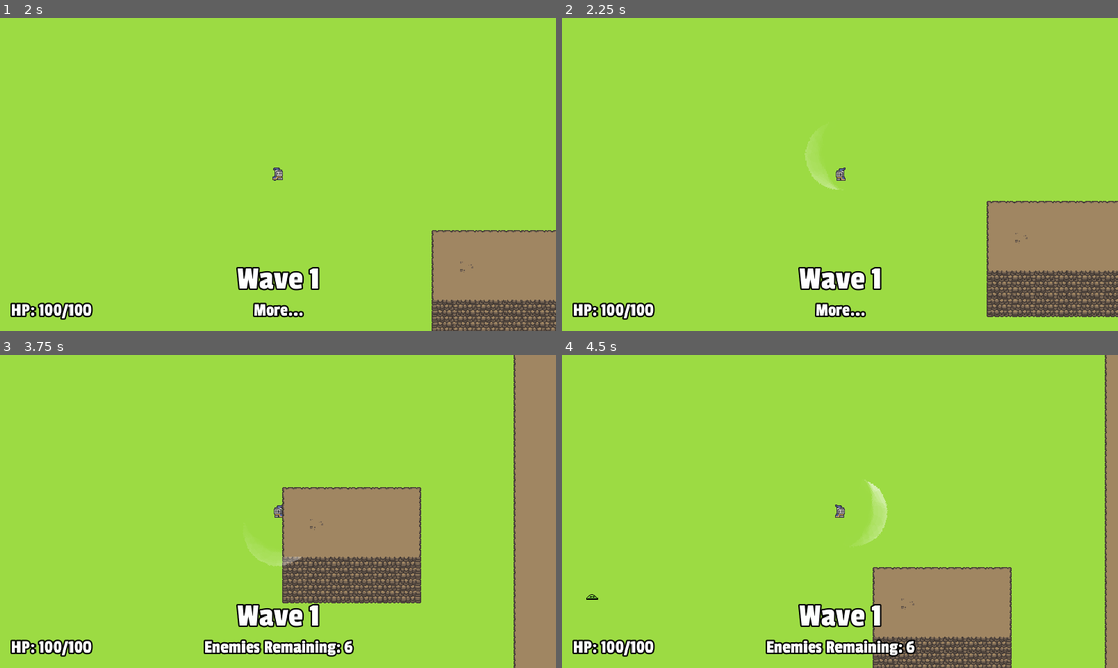
Above: before the commit, frames 1-4 (two rows, left to right).
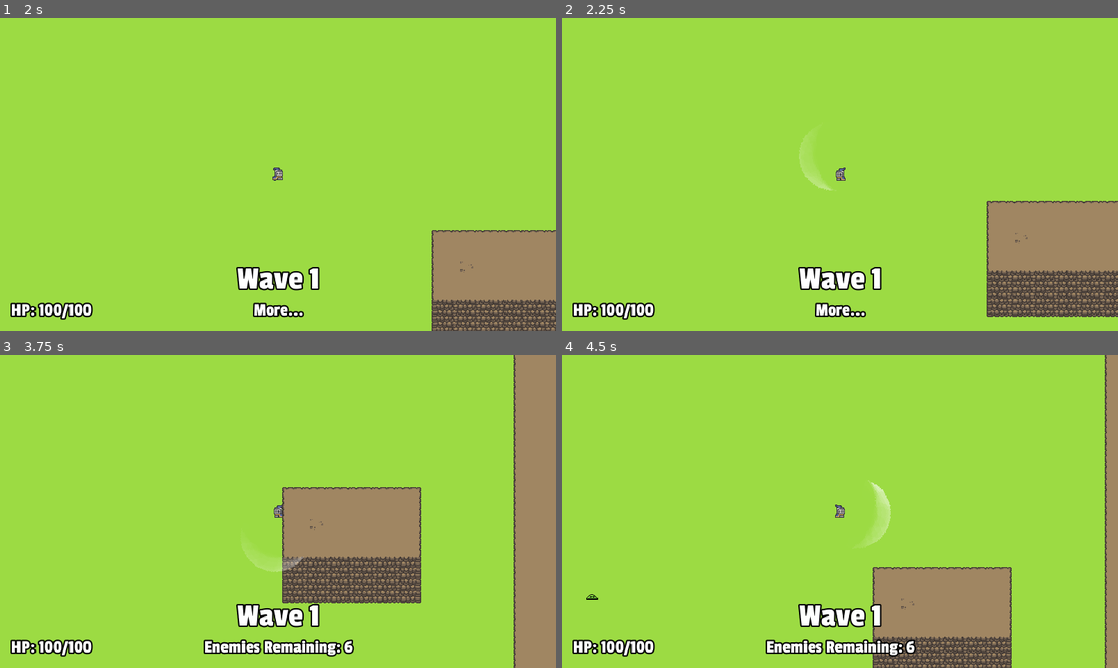
Above: after the commit, the same moments.

Repository: stuson/go-godot-4-game-jam
Game: Godot game, scene res://ui/MainMenu.tscn
The game is run twice, just before and just after one commit, with the same random seed, the same clock (stepped at 60 frames per second) and the same inputs.
Inputs (mouse positions are in pixels of both pictures, inside the frame that each line leads up to):
- Up to frame 1 (2 s): click "Start Game" at 0.5 s; tap Enter at 1.25 s; move the mouse to (400, 158) at 1.27 s; press the mouse at (400, 158) at 1.28 s; hold D (move_right) from 1.28 s (still down)
- Up to frame 2 (2.25 s): move the mouse to (728, 190) at 2.02 s; release D (move_right) at 2.03 s; release the mouse at (728, 190) at 2.03 s; hold S (move_down) from 2.03 s (still down); click (728, 190) at 2.1 s
- Up to frame 3 (3.75 s): move the mouse to (333, 442) at 2.77 s; release S (move_down) at 2.78 s; press the mouse at (333, 442) at 2.78 s; hold D (move_right) 2.78-3.53 s; tap Space (roll) at 2.85 s; move the mouse to (250, 574) at 3.52 s; release the mouse at (250, 574) at 3.53 s; hold W (move_up) from 3.53 s (still down); click (250, 574) at 3.6 s
- Up to frame 4 (4.5 s): move the mouse to (1006, 558) at 4.27 s; release W (move_up) at 4.28 s; press the mouse at (1006, 558) at 4.28 s; hold A (move_left) from 4.28 s (still down)

Frame 1 is identical in both runs. In frame 2, 0.3% of the frame differs, in the area x 42-50%, y 37-56%; in frame 3, 0.2%; in frame 4, 0.3%, in the area x 54-60%, y 39-62%.

Commit message:
add arrow chain & sword swing travel

Diff:
--- a/characters/Stats.gd
+++ b/characters/Stats.gd
@@ -10,6 +10,8 @@
 export var life_on_kill = 0
 export var knockback_multiplier = 1
 export var attack_size_multiplier = 1
+export var chain = 0
+export var swing_travel = 50
 
 export var enemy_move_speed_multiplier = 1
 export var enemy_health_multiplier = 1
--- a/characters/enemies/Enemy.tscn
+++ b/characters/enemies/Enemy.tscn
@@ -13,7 +13,7 @@
 [sub_resource type="CircleShape2D" id=2]
 radius = 16.0312
 
-[node name="Enemy" type="KinematicBody2D"]
+[node name="Enemy" type="KinematicBody2D" groups=["enemy"]]
 collision_layer = 4
 collision_mask = 5
 script = ExtResource( 2 )
--- a/characters/enemies/attacker_enemy/AttackerEnemy.tscn
+++ b/characters/enemies/attacker_enemy/AttackerEnemy.tscn
@@ -232,7 +232,7 @@
 "values": [ 1.0, 0.0 ]
 }
 
-[node name="AttackerEnemy" type="KinematicBody2D"]
+[node name="AttackerEnemy" type="KinematicBody2D" groups=["enemy"]]
 collision_layer = 4
 collision_mask = 5
 script = ExtResource( 2 )
--- a/characters/enemies/basic_enemy/BasicEnemy.tscn
+++ b/characters/enemies/basic_enemy/BasicEnemy.tscn
@@ -232,7 +232,7 @@
 "values": [ 1.0, 0.0 ]
 }
 
-[node name="BasicEnemy" type="KinematicBody2D"]
+[node name="BasicEnemy" type="KinematicBody2D" groups=["enemy"]]
 collision_layer = 4
 collision_mask = 5
 script = ExtResource( 3 )
--- a/characters/enemies/duplicator_enemy/DuplicatorEnemy.tscn
+++ b/characters/enemies/duplicator_enemy/DuplicatorEnemy.tscn
@@ -248,7 +248,7 @@
 "values": [ 1.0, 0.0 ]
 }
 
-[node name="DuplicatorEnemy" type="KinematicBody2D"]
+[node name="DuplicatorEnemy" type="KinematicBody2D" groups=["enemy"]]
 collision_layer = 4
 collision_mask = 5
 script = ExtResource( 2 )
--- a/characters/enemies/tank_enemy/TankEnemy.tscn
+++ b/characters/enemies/tank_enemy/TankEnemy.tscn
@@ -248,7 +248,7 @@
 "values": [ 1.0, 0.0 ]
 }
 
-[node name="TankEnemy" type="KinematicBody2D"]
+[node name="TankEnemy" type="KinematicBody2D" groups=["enemy"]]
 collision_layer = 4
 collision_mask = 5
 script = ExtResource( 3 )
--- a/characters/player/weapons/bow/Arrow.gd
+++ b/characters/player/weapons/bow/Arrow.gd
@@ -1,4 +1,4 @@
-extends Node2D
+extends KinematicBody2D
 
 onready var life_timer = $Timer
 
@@ -6,21 +6,53 @@
 var velocity
 var damage
 var knockback_multiplier
+var chain
 var is_crit
+var hit_objects = []
 
 func _ready() -> void:
     life_timer.start()
 
 func _physics_process(delta: float) -> void:
-    velocity = transform.x.normalized() * projectile_speed
-    global_translate(velocity * delta)
+    var collision: KinematicCollision2D = move_and_collide(velocity * delta)
+    if collision:
+        hit(collision)
 
 func _on_Timer_timeout() -> void:
     queue_free()
 
+func hit(collision: KinematicCollision2D) -> void:
+    var id = collision.collider_id
+    var body = collision.collider
+    if body.has_node("Stats") and not id in hit_objects:
+        body.take_hit(damage, transform.x.normalized(), knockback_multiplier, is_crit)
+        hit_objects.append(id)
 
-func _on_Area2D_body_entered(body: Node) -> void:
-    if body.has_node("Stats"):
-        body.take_hit(damage, transform.x.normalized(), knockback_multiplier, is_crit)
+    if chain > 0:
+        bounce(collision)
+    else:
+        queue_free()
 
-    queue_free()
+func bounce(collision: KinematicCollision2D) -> void:
+    chain -= 1
+
+    var all_enemies = get_tree().get_nodes_in_group("enemy")
+    var enemy_found = false
+    var min_distance = 10000
+    var remainder = collision.remainder.bounce(collision.normal)
+    var direction = remainder.normalized()
+    velocity = velocity.bounce(collision.normal)
+
+    for enemy in all_enemies:
+        var distance = global_position.distance_to(enemy.global_position)
+        if distance < min_distance and not enemy.get_instance_id() in hit_objects:
+            direction = (enemy.global_position - global_position).normalized()
+            min_distance = distance
+            enemy_found = true
+
+    if enemy_found:
+        remainder *= direction
+        velocity = direction * projectile_speed
+
+    look_at(global_position + direction)
+    move_and_collide(remainder)
--- a/characters/player/weapons/bow/Arrow.tscn
+++ b/characters/player/weapons/bow/Arrow.tscn
@@ -6,23 +6,20 @@
 [sub_resource type="RectangleShape2D" id=1]
 extents = Vector2( 6, 2.5 )
 
-[node name="Arrow" type="Node2D"]
+[node name="Arrow" type="KinematicBody2D"]
+collision_layer = 8
+collision_mask = 5
 script = ExtResource( 1 )
 
 [node name="Sprite" type="Sprite" parent="."]
 texture = ExtResource( 2 )
 
-[node name="Area2D" type="Area2D" parent="."]
-collision_layer = 8
-collision_mask = 5
+[node name="Timer" type="Timer" parent="."]
+wait_time = 1.5
+one_shot = true
 
-[node name="CollisionShape2D" type="CollisionShape2D" parent="Area2D"]
+[node name="CollisionShape2D" type="CollisionShape2D" parent="."]
 position = Vector2( 0, -0.5 )
 shape = SubResource( 1 )
 
-[node name="Timer" type="Timer" parent="."]
-wait_time = 10.0
-one_shot = true
-
-[connection signal="body_entered" from="Area2D" to="." method="_on_Area2D_body_entered"]
 [connection signal="timeout" from="Timer" to="." method="_on_Timer_timeout"]
--- a/characters/player/weapons/bow/Bow.gd
+++ b/characters/player/weapons/bow/Bow.gd
@@ -17,7 +17,9 @@
     arrow.damage = damage
     arrow.knockback_multiplier = player_stats.knockback_multiplier
     arrow.scale *= player_stats.attack_size_multiplier
+    arrow.chain = player_stats.chain
     arrow.is_crit = is_crit
 
     get_tree().current_scene.add_child(arrow)
     arrow.look_at(direction)
+    arrow.velocity = arrow.transform.x.normalized() * arrow.projectile_speed
--- a/characters/player/weapons/sword/Swing.gd
+++ b/characters/player/weapons/sword/Swing.gd
@@ -9,6 +9,7 @@
 
 var damage
 var knockback_multiplier
+var swing_travel
 var is_crit
 var hit_objects = []
 
@@ -17,6 +18,9 @@
     sfx_player.stream = swoosh_sfx[randi() % swoosh_sfx.size()]
     sfx_player.play()
     fade_out.play("Fade Out")
+
+func _physics_process(delta: float) -> void:
+    position = position + swing_travel * delta * transform.x
 
 func _on_SwingArea_body_entered(body: Node) -> void:
     if body.has_node("Stats"):
--- a/characters/player/weapons/sword/Sword.gd
+++ b/characters/player/weapons/sword/Sword.gd
@@ -16,6 +16,7 @@
     swing = Swing.instance()
     swing.damage = damage
     swing.knockback_multiplier = player_stats.knockback_multiplier
+    swing.swing_travel = player_stats.swing_travel
     swing.is_crit = is_crit
 
     get_tree().current_scene.add_child(swing)
